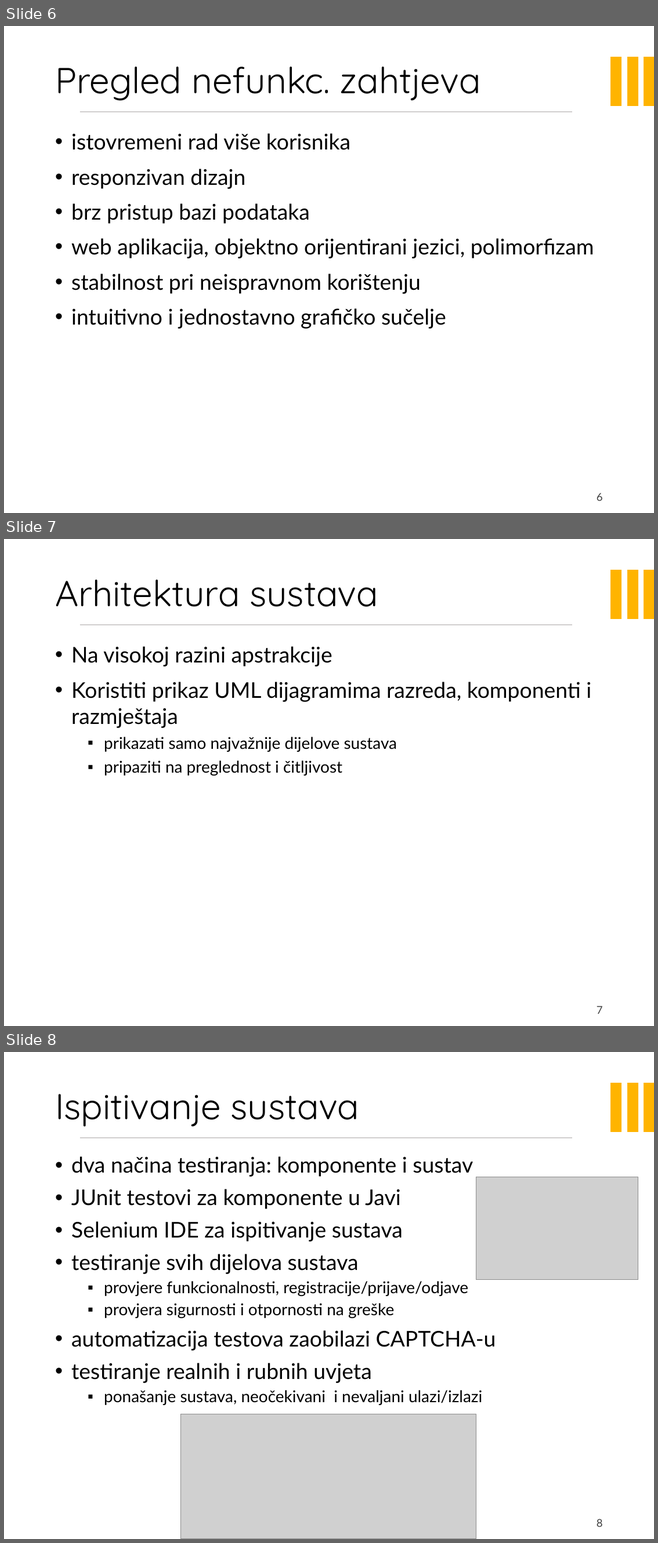
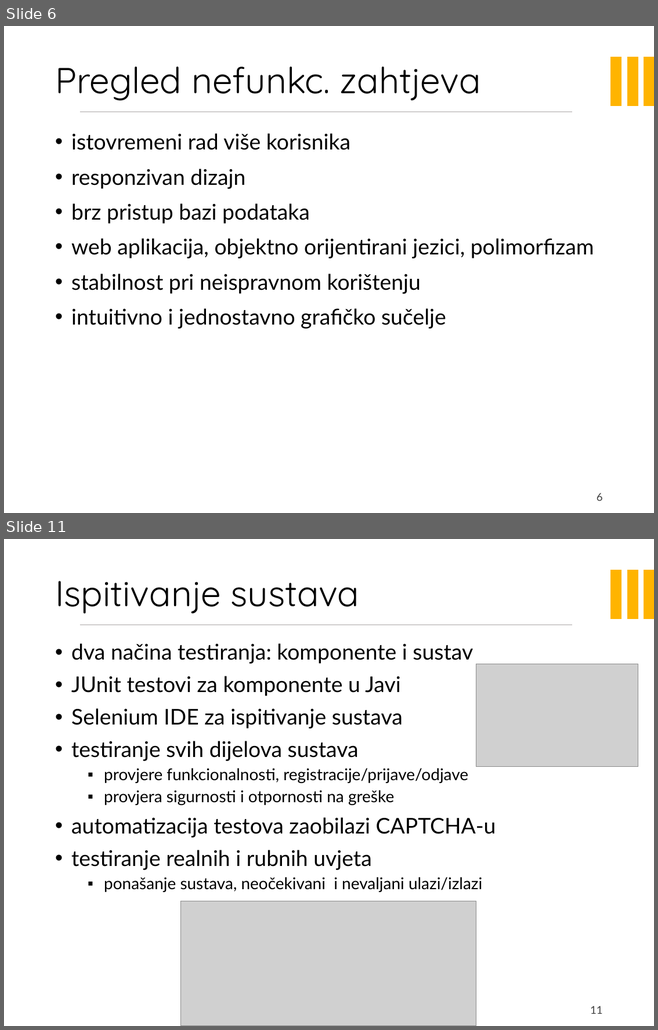
Before and after one commit to doms911/posterized, a slide deck: PROGI_2023_Posterized_prezentacija.pptx. Shown one above the other, each under a label of ours: slides 6, 7 and 8 before the commit, slides 6 and 11 after it; the slides between them are not shown. The pictures are 658x1543 and 658x1030 pixels, drawn with LibreOffice and Linux fonts; fonts in the diff are those of the drawing; grey boxes stand for pictures; background and template pictures are left out. Boxes give left, top, right and bottom in pixels: in the first picture for what was removed or moved away, otherwise in the second. Text is boxed around its words. In the diff, an @@ line names an element or a change of style, - is before the commit and + after.

```diff
--- a/PROGI_2023_Posterized_prezentacija.pptx
+++ b/PROGI_2023_Posterized_prezentacija.pptx
@@ slide 7 removed at (4,539,654,1026), background picture (left out); not listed: 4 template elements that a slide beside it also shows @@
@@ title removed at (55,580,379,607) @@
-Arhitektura sustava
@@ text removed at (71,646,591,776) @@
-• Na visokoj razini apstrakcije
-• Koristiti prikaz UML dijagramima razreda, komponenti i razmještaja
-  ▪ prikazati samo najvažnije dijelove sustava
-  ▪ pripaziti na preglednost i čitljivost
@@ page number removed at (596,1006,603,1014) @@
-7
@@ what was slide 8 is now slide 11 @@
@@ page number at (590,1006,603,1014): text changed @@
-8
+11
```
Also in this commit, not shown: 4 slides added, 1 other slide removed, 1 other file.
